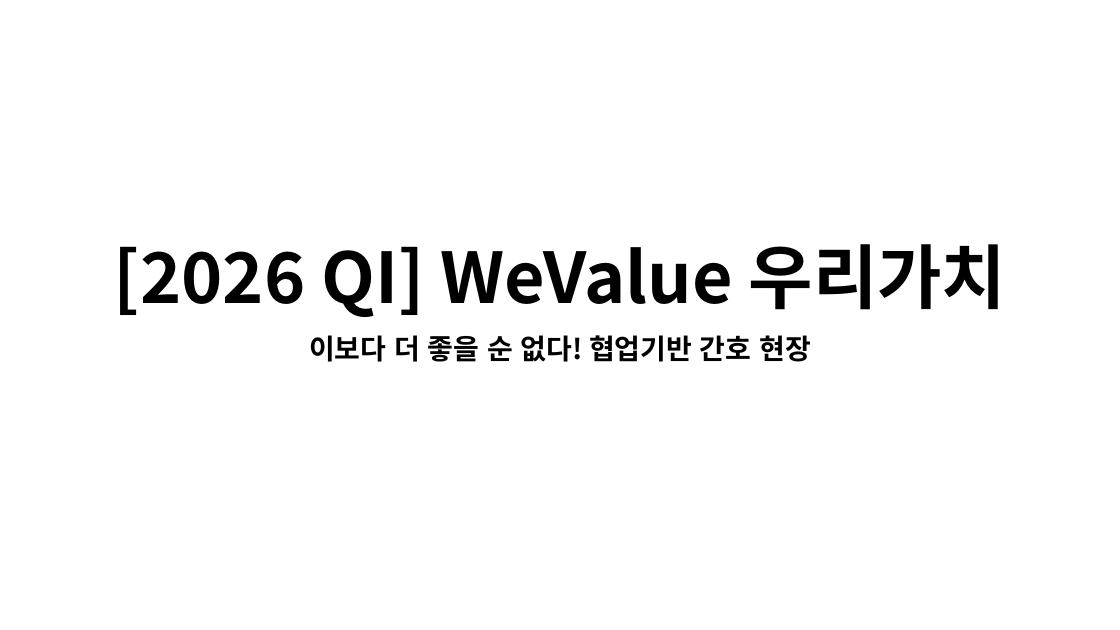
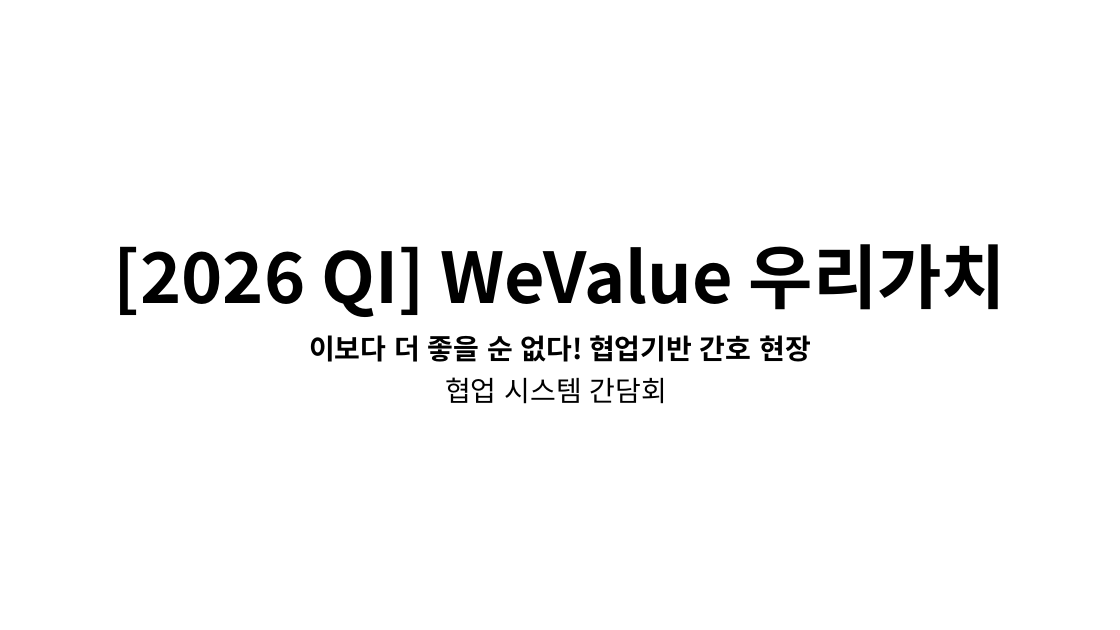
Before and after one commit to SCHCAQI/2026-QI, a slide deck: slide 1 of documents/진료지원간호팀 2026 QI.pptx. Drawn at 1120x630 pixels with LibreOffice and Linux fonts; fonts in the diff are those of the drawing. Boxes give left, top, right and bottom in pixels: in the first picture for what was removed or moved away, otherwise in the second. Text is boxed around its words. In the diff, an @@ line names an element or a change of style, - is before the commit and + after.

```diff
--- a/documents/진료지원간호팀 2026 QI.pptx
+++ b/documents/진료지원간호팀 2026 QI.pptx
@@ subtitle at (445,377,667,404): paragraph added @@
+협업 시스템 간담회
```
Also in this commit, not shown: 1 other slide changed, 9 slides added, 10 slides removed, 2 other files.
